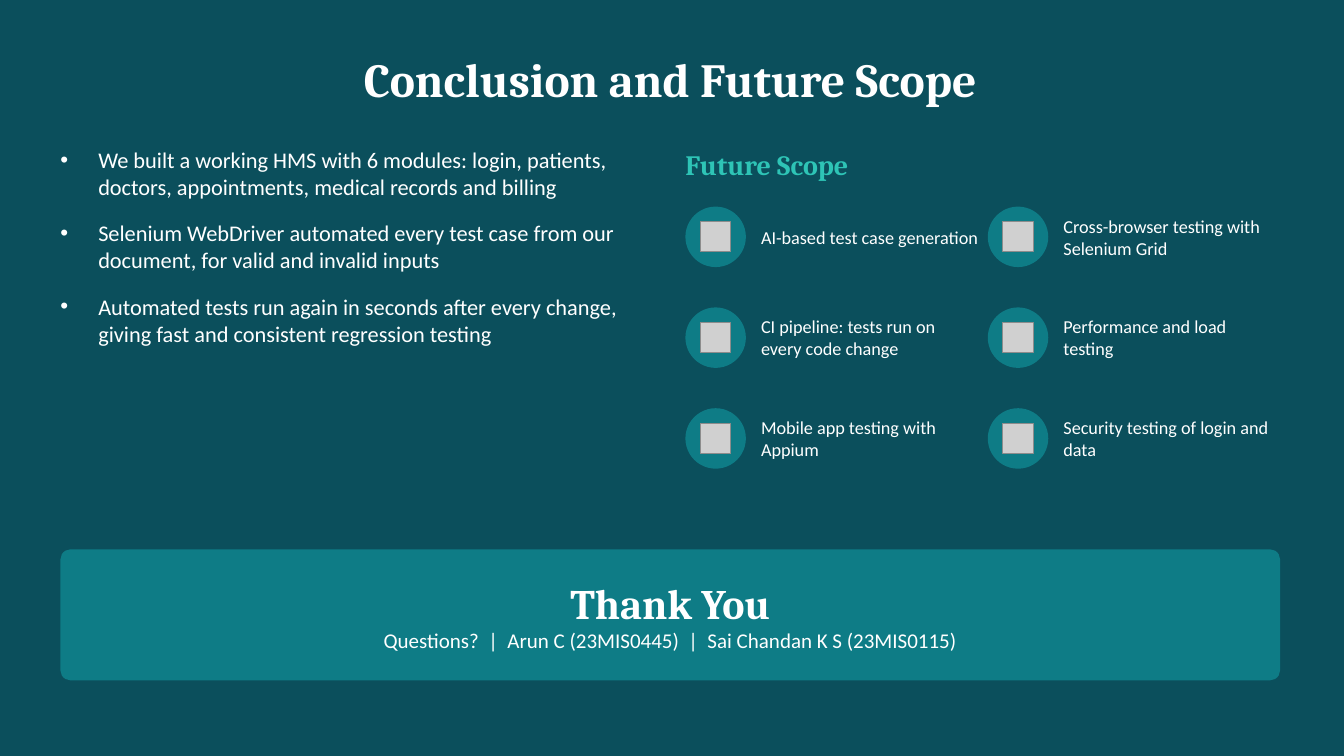
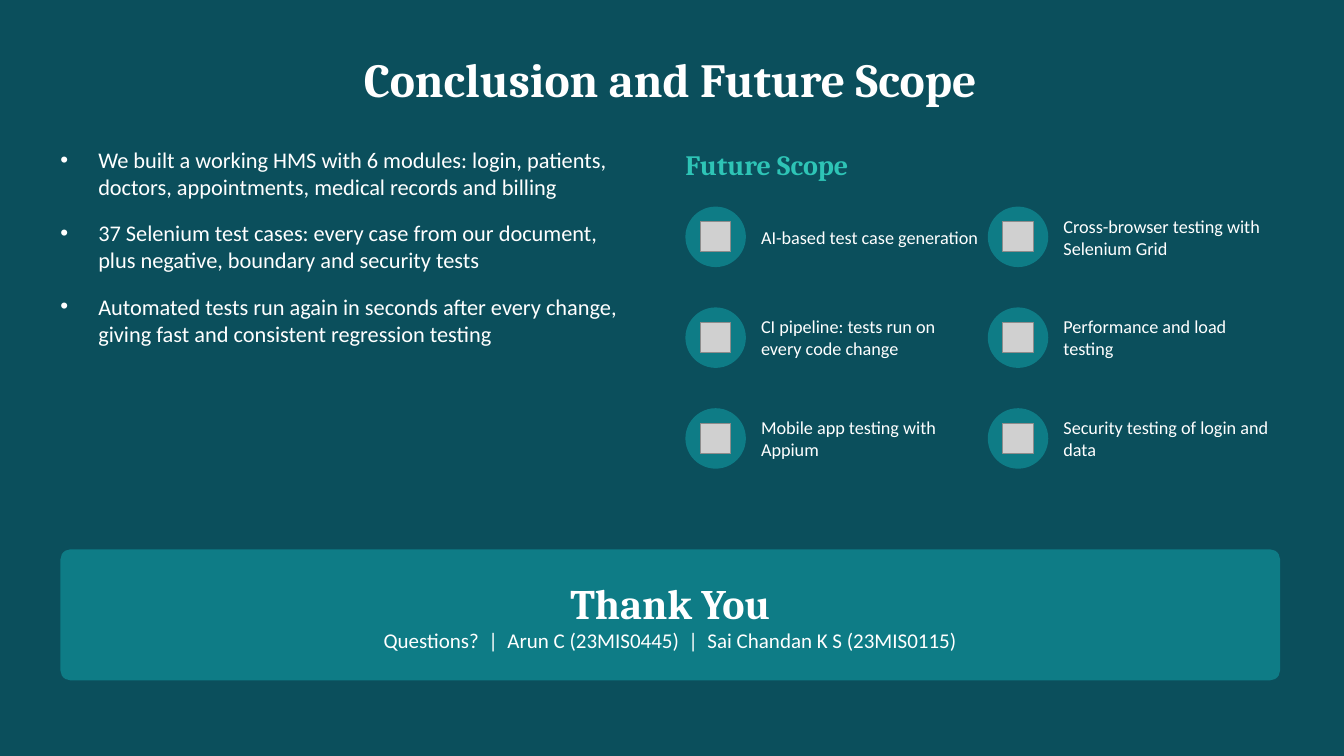
Before and after one commit to kssaichandan/hospital-managment-, a slide deck: slide 11 of presentation/Hospital_Management_System_Selenium_Testing.pptx (slide 10 before the commit). Drawn at 1344x756 pixels with LibreOffice and Linux fonts; fonts in the diff are those of the drawing; grey boxes stand for pictures. Boxes give left, top, right and bottom in pixels: in the first picture for what was removed or moved away, otherwise in the second. Text is boxed around its words. In the diff, an @@ line names an element or a change of style, - is before the commit and + after.

```diff
--- a/presentation/Hospital_Management_System_Selenium_Testing.pptx
+++ b/presentation/Hospital_Management_System_Selenium_Testing.pptx
@@ text at [98, 225, 597, 272]: text changed @@
-• Selenium WebDriver automated every test case from our document, for valid and invalid inputs
+• 37 Selenium test cases: every case from our document, plus negative, boundary and security tests
```
Also in this commit, not shown: 3 other slides changed, 1 slide added, 31 other files.
